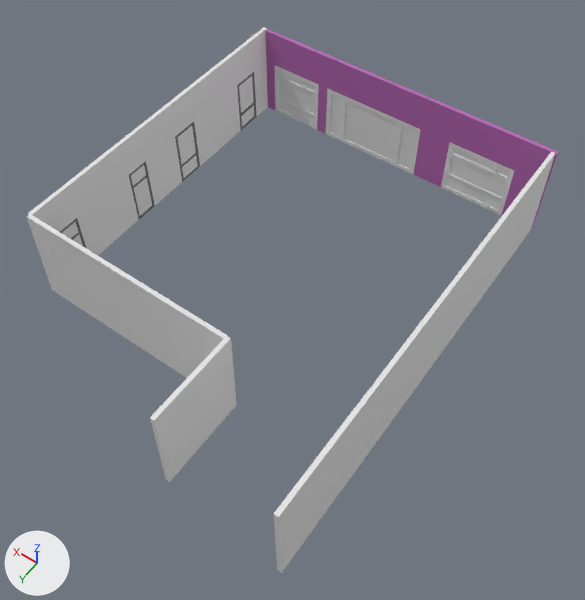
What one commit did to the FBX model Assets/Models/EstructuraMedios.fbx.
The view is the same before and after, from a 50 mm camera at (-72.3, 99.0, 117.9) aimed at (-11.4, 13.8, -15.9). The axes (+X, +Y, +Z) are drawn at lower left. The lights are the same throughout. The first picture is the older version. Where no turn or scale is listed for an object, it has been applied to the vertices.

Objects in the first picture: 'Pared derecha', 'Pared derecha.001', 'Pared derecha.002', 'Pared fondo', 'Pared izquierda'.
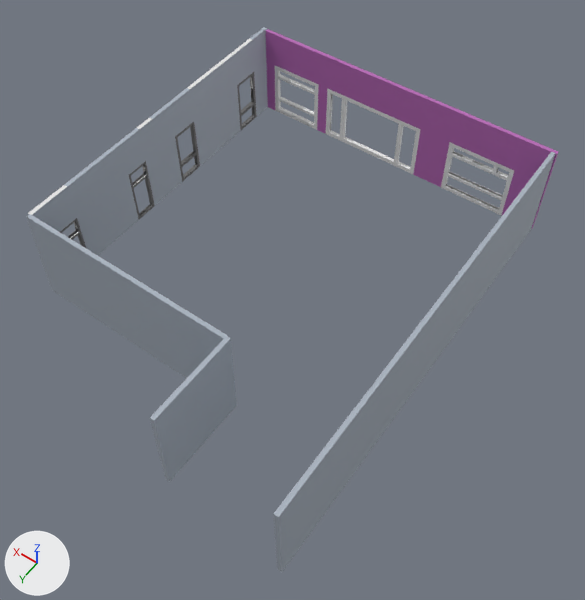
Where the newer file only moved an object's origin or applied its transform, the numbers keep the older frame.

The change, as a diff of the scene's bpy script:
```diff
--- a/Assets/Models/EstructuraMedios.fbx.py
+++ b/Assets/Models/EstructuraMedios.fbx.py
@@ me_cube_006 @@
 # verts and faces of me_cube_006; kept vertices keep their numbers, new ones are numbered from 488
-me_cube_006.from_pydata(...)  # 488 vertices, 514 faces; spans x -37.9..38.6, y 0.1..1.0, z -22.2..1.0
+me_cube_006.from_pydata(...)  # 488 vertices, 510 faces; spans x -37.9..38.6, y 0.1..1.0, z -22.2..1.0
+# me_cube_006 part 1
+# 20 faces are deleted
+# 19 new faces join them, mat_gris_bordes (white #e7e7e7)
+# me_cube_006 part 2
+delete_faces([(29, 112, 114, 73), (26, 67, 115, 113), (48, 62, 63, 49), (18, 19, 68, 66), (29, 379, 380, 112), (28, 71, 482, 481)])
+delete_faces([(27, 480, 483, 69), (50, 64, 65, 51), (12, 13, 72, 70)])
+faces += [(26, 67, 73, 29), (48, 62, 65, 51), (13, 72, 78, 76), (27, 28, 71, 69), (49, 50, 64, 63), (12, 19, 68, 70)]  # mat_gris_bordes (white #e7e7e7)
 me_cube_006.materials.append(mat_pared_violeta)
 me_cube_006.materials.append(mat_gris_bordes)
-me_cube_006.materials.append(mat_glass)  # white #e7e7e7
@@ me_cube_001 @@
 me_cube_001.from_pydata(...)  # 8 vertices, 6 faces; spans x -0.9..0.3, y -3.4..95.6, z -1.0..22.3
+me_cube_001.materials.append(mat_blanco_pared)  # light grey #a9b3bf
@@ me_cube_002 @@
 me_cube_002.from_pydata(...)  # 8 vertices, 6 faces; spans x -46.5..3.4, y -1.0..0.0, z -1.9..22.3
+me_cube_002.materials.append(mat_blanco_pared)  # light grey #a9b3bf
@@ me_cube_004 @@
 me_cube_004.from_pydata(...)  # 8 vertices, 6 faces; spans x -1.2..0.1, y 72.4..92.6, z -1.0..22.3
+me_cube_004.materials.append(mat_blanco_pared)  # light grey #a9b3bf
@@ me_cube @@
-me_cube.from_pydata(...)  # 438 vertices, 443 faces; spans x -0.9..0.3, y -3.4..74.4, z -1.0..22.3
-me_cube.materials.append(mat_glass)  # white #e7e7e7
+me_cube.from_pydata(...)  # 434 vertices, 440 faces; spans x -0.9..0.3, y -3.4..74.4, z -1.0..22.3
+# me_cube part 3: 4 vertices removed from x -0.7..-0.1, y 48.0, z 3.6..4.0
+# me_cube part 4: 14 faces spanning x -0.9..0.2, y 3.2..69.6, z -0.5..12.7 switch from mat_gris_bordes (white #e7e7e7) to mat_gris_oscuro (dark grey #656565)
+# me_cube part 5: 86 faces spanning x -0.9..0.3, y -3.4..74.4, z -1.0..22.3 switch from mat_gris_bordes (white #e7e7e7) to mat_blanco_pared (light grey #a9b3bf)
```

What differs and where, as boxes (x1, y1, x2, y2) in the pictures (585 x 600 px; the box of a moved part takes in the faces that stretch with it):
'Pared derecha', recoloured
    both: (274, 151, 556, 573)
'Pared derecha.001', recoloured (white to light grey)
    both: (27, 214, 228, 378)
'Pared derecha.002', recoloured (white to light grey)
    both: (150, 336, 237, 482)
part 1 of me_cube_006, moved or reshaped
    before: (278, 70, 416, 169)
    after: (279, 75, 403, 163)
part 2 of me_cube_006, moved or reshaped
    before: (445, 148, 509, 210)
    after: (445, 148, 454, 185)
part 3 of me_cube, deleted
    before: (134, 177, 152, 216)
part 4 of me_cube, recoloured
    before: (184, 152, 197, 178)
    after: (139, 115, 252, 216)
part 5 of me_cube, recoloured (white to light grey)
    both: (28, 27, 268, 255)
